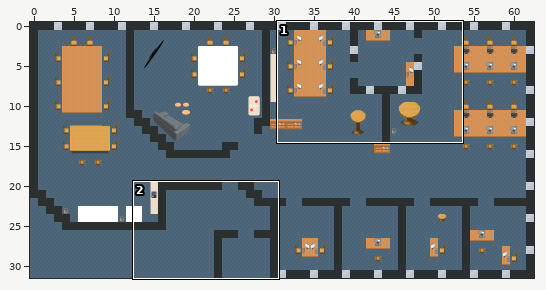
Tiled map (JSON): map.tmj. Above: a wide view before the commit, with the close-up outlined.
Close-up. Old version:
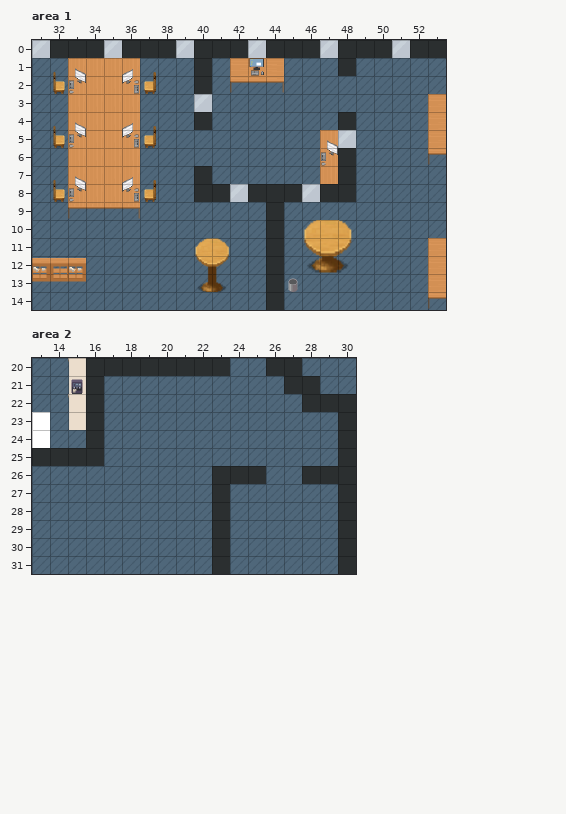
Cells are 32x32 px. Shown: area 1 x 31..53, y 0..14; area 2 x 13..30, y 20..31. The commit also changed other parts of the map, which this record leaves out. Tiles whose own drawing changed are shown in their newer look in all pictures.
After:
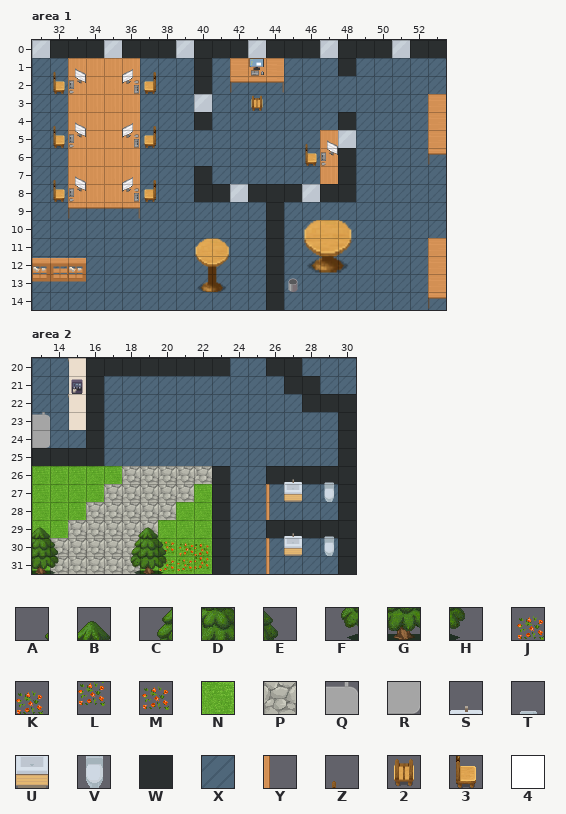
Key: from "WA_Exterior": A 350, B 351, C 375, D 376, E 377, F 400, G 401, H 402, J 533, K 534, L 559, M 584, N 625, P 639; from "WA_Miscellaneous - v2": Q 98, R 108; from "WA_Other_Furniture": S 51, T 52, U 63, V 64; from "WA_Room_Builder": W 100, X 360, Y 527; from "WA_Seats - v2": Z 262, 2 280, 3 282; from "WA_Tables": 4 321.
_ is an empty cell.
Tiles replaced or removed in this view: 4, W, X.
Tiles of an added or newly shown layer are drawn over the layers below it.
Changes in this commit:
Changed rows in their new state; . is an unchanged cell.
Layer "furniture/furniture", area 1:
first column x 43:
 3 2...
 5 ...Z
 6 ...3
Layer "exterior/gardenGround" (added), area 2:
first column x 13:
26 NNNNN.....
27 NNNN.....N
28 NNN.....NN
29 NN.....NNN
30 N.....NNNN
31 N.....NNNN
Layer "exterior/pathway" (added), area 2:
first column x 14:
26 ....PPPPP
27 ...PPPPP.
28 ..PPPPP..
29 .PPPPP...
30 PPPPP....
31 PPPPP....
Layer "exterior/flowers" (added), area 2:
first column x 20:
30 MJK
31 MML
Layer "exterior/trees" (added), area 2:
first column x 13:
29 B....AB.
30 DE...CDE
31 GH...FGH
Layer "floor/floor1", area 2:
first column x 13:
26 __________
27 __________
28 __________
29 __________
30 __________
31 __________
Layer "walls/walls1", area 2:
first column x 24:
26 __WW..
29 ..WWWW
Layer "furniture/toillet" (added), area 2:
first column x 26:
26 .S.T
27 YU.V
28 Y...
29 .S.T
30 YU.V
31 Y...
Layer "furniture/furniture", area 2:
first column x 13:
23 Q
24 R
Changed places in both close-ups, as pixel boxes (x1, y1, x2, y2):
added: (251, 95, 263, 111)
added: (305, 144, 317, 166)
changed: (32, 412, 50, 448)
changed: (32, 466, 212, 574)
changed: (230, 466, 338, 574)
